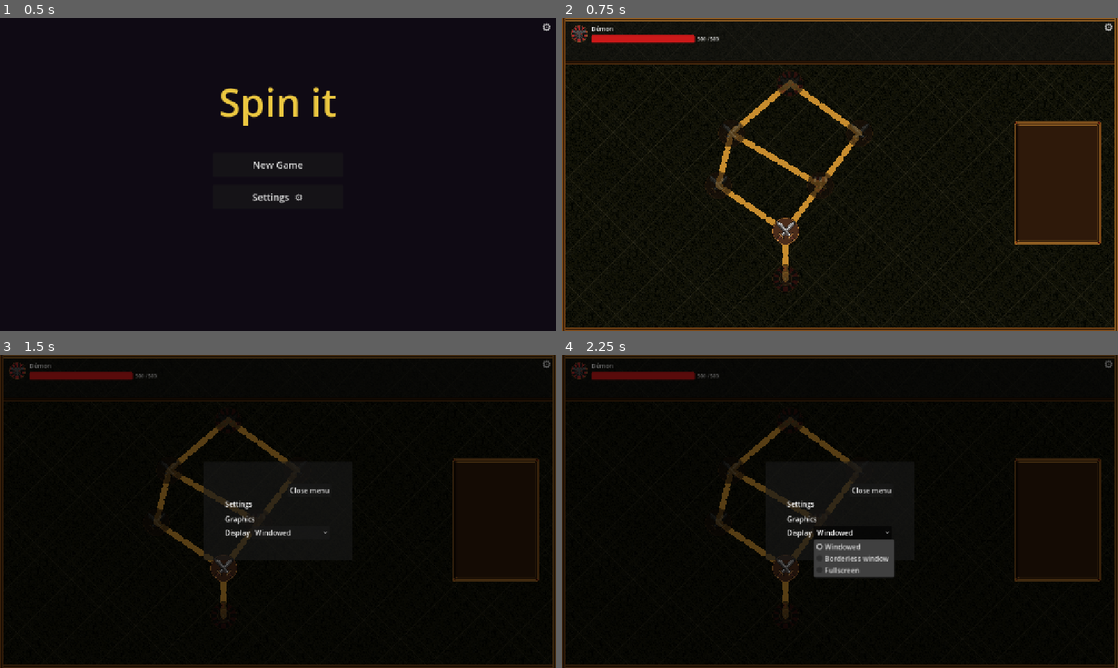
Above: before the commit, frames 1-4 (two rows, left to right).
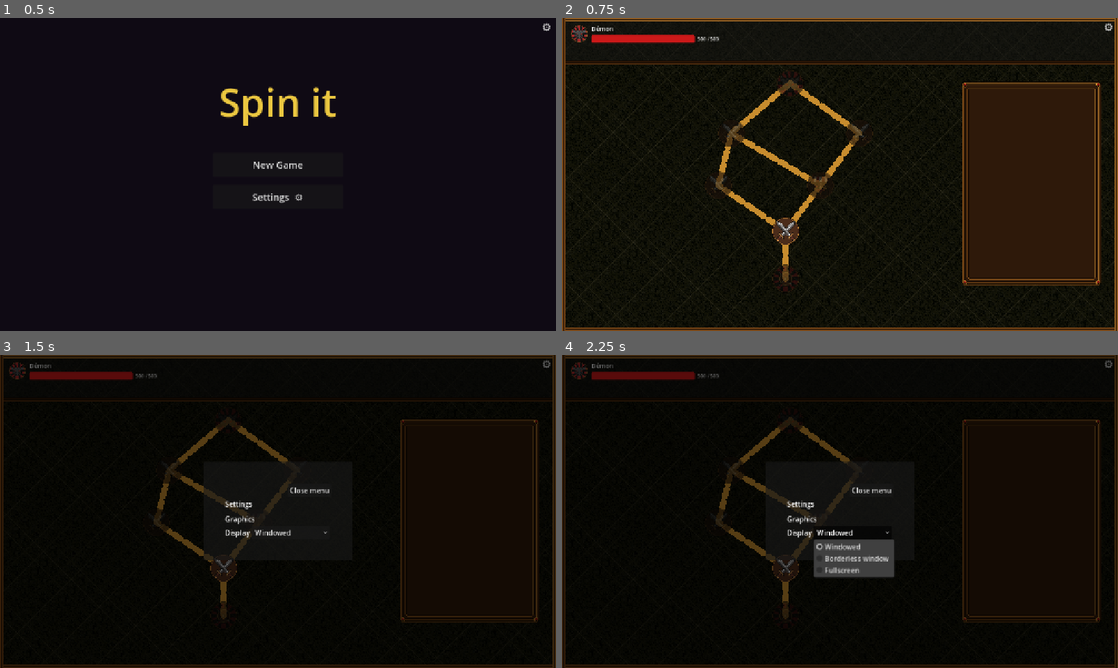
Above: after the commit, the same moments.

Repository: mgrass-dev/spin-it
Game: Godot game, scene res://scenes/title.tscn
The game is run twice, just before and just after one commit, with the same random seed, the same clock (stepped at 60 frames per second) and the same inputs.
Inputs:
- Up to frame 1 (0.5 s): no input
- Up to frame 2 (0.75 s): click "New Game" at 0.5 s
- Up to frame 3 (1.5 s): click "⚙" at 1.25 s
- Up to frame 4 (2.25 s): click "Windowed" at 2 s

Frame 1 is identical in both runs. In frame 2, 9.1% of the frame differs, in the area x 72-97%, y 20-86%; in frame 3, 1.5%; in frame 4, 1.5%.

Commit message:
refactor: rename main → combat; anchor InfoPanel content to panel edges

Diff:
--- a/scenes/main.tscn
+++ b/scenes/combat.tscn
@@ -1,6 +1,6 @@
 [gd_scene format=3 uid="uid://bjmfvq2gql273"]
 
-[ext_resource type="Script" uid="uid://clsveshb4uka" path="res://scripts/main.gd" id="1_script"]
+[ext_resource type="Script" uid="uid://clsveshb4uka" path="res://scripts/combat.gd" id="1_script"]
 [ext_resource type="PackedScene" uid="uid://b1oi25satqc2b" path="res://scenes/wheel.tscn" id="1_wheel"]
 [ext_resource type="PackedScene" uid="uid://d8rin1idfaff" path="res://scenes/ball.tscn" id="2_ball"]
 [ext_resource type="Texture2D" uid="uid://dkebnr0474l07" path="res://sprites/background/fond_ennemi.png" id="3_enemy_bg"]
--- a/scenes/map.tscn
+++ b/scenes/map.tscn
@@ -6,56 +6,64 @@
 [ext_resource type="PackedScene" uid="uid://bofw1sm0ss8fu" path="res://scenes/settings_menu.tscn" id="4_settings"]
 [ext_resource type="PackedScene" uid="uid://c3hpbarscn001" path="res://scenes/hp_bar.tscn" id="5_hpbar"]
 
-[node name="Map" type="Node2D"]
+[node name="Map" type="Node2D" unique_id=585676313]
 script = ExtResource("1_script")
 
-[node name="Camera2D" type="Camera2D" parent="."]
+[node name="Camera2D" type="Camera2D" parent="." unique_id=1205054070]
 anchor_mode = 0
 
-[node name="Background" type="Sprite2D" parent="."]
+[node name="Background" type="Sprite2D" parent="." unique_id=1597721443]
 position = Vector2(640, 360)
 scale = Vector2(0.66667, 0.66667)
 texture = ExtResource("2_bg")
 
-[node name="LegendPanel" type="Sprite2D" parent="."]
-position = Vector2(640, 360)
-scale = Vector2(0.66667, 0.66667)
+[node name="LegendPanel" type="Sprite2D" parent="." unique_id=864277671]
+position = Vector2(279.00006, 349.00003)
+scale = Vector2(1.0666667, 1.1)
 texture = ExtResource("3_legend")
 
-[node name="PathsLayer" type="Node2D" parent="."]
+[node name="PathsLayer" type="Node2D" parent="." unique_id=591612369]
 
-[node name="NodesLayer" type="Node2D" parent="."]
+[node name="NodesLayer" type="Node2D" parent="." unique_id=1314010144]
 
-[node name="UILayer" type="CanvasLayer" parent="."]
-layer = 1
+[node name="UILayer" type="CanvasLayer" parent="." unique_id=1751783969]
 
-[node name="BossHPBar" parent="UILayer" instance=ExtResource("5_hpbar")]
+[node name="BossHPBar" parent="UILayer" unique_id=1997170844 instance=ExtResource("5_hpbar")]
 offset_left = 20.0
 offset_top = 10.0
 offset_right = 360.0
 offset_bottom = 62.0
 
-[node name="InfoPanel" type="Panel" parent="UILayer"]
+[node name="InfoPanel" type="Panel" parent="UILayer" unique_id=589088668]
+visible = false
 offset_left = 952.0
 offset_top = 80.0
 offset_right = 1240.0
 offset_bottom = 700.0
-visible = false
 
-[node name="MobHPBar" parent="UILayer/InfoPanel" instance=ExtResource("5_hpbar")]
-offset_left = 8.0
-offset_top = 168.0
-offset_right = 280.0
-offset_bottom = 254.0
+[node name="MobHPBar" parent="UILayer/InfoPanel" unique_id=1301830699 instance=ExtResource("5_hpbar")]
+layout_mode = 1
+anchor_right = 1.0
+offset_left = 10.0
+offset_top = 15.0
+offset_right = -10.0
+offset_bottom = 85.0
+grow_horizontal = 2
 icon_size = Vector2(60, 60)
 font_size_name = 16
 
-[node name="StartButton" type="Button" parent="UILayer/InfoPanel"]
-offset_left = 44.0
-offset_top = 400.0
-offset_right = 244.0
-offset_bottom = 440.0
+[node name="StartButton" type="Button" parent="UILayer/InfoPanel" unique_id=116838596]
+layout_mode = 1
+anchor_top = 1.0
+anchor_right = 1.0
+anchor_bottom = 1.0
+offset_left = 20.0
+offset_top = -55.0
+offset_right = -20.0
+offset_bottom = -15.0
+grow_horizontal = 2
+grow_vertical = 0
+theme_override_font_sizes/font_size = 20
 text = "Start"
-theme_override_font_sizes/font_size = 20
 
-[node name="SettingsMenu" parent="." instance=ExtResource("4_settings")]
+[node name="SettingsMenu" parent="." unique_id=1086407467 instance=ExtResource("4_settings")]
--- a/scripts/map.gd
+++ b/scripts/map.gd
@@ -143,4 +143,4 @@
 	if selected_node == null:
 		return
 	GameState.start_combat(selected_node.node_id, level_data)
-	get_tree().change_scene_to_file("res://scenes/main.tscn")
+	get_tree().change_scene_to_file("res://scenes/combat.tscn")
Renamed: scripts/main.gd -> scripts/combat.gd
